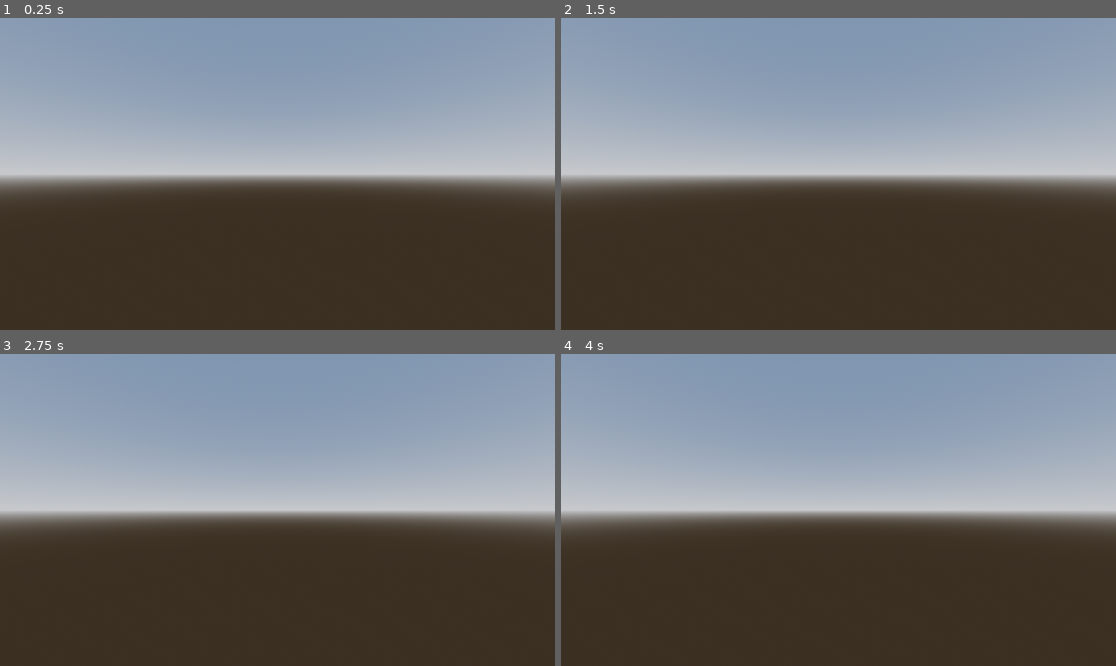
Above: before the commit, frames 1-4 (two rows, left to right).
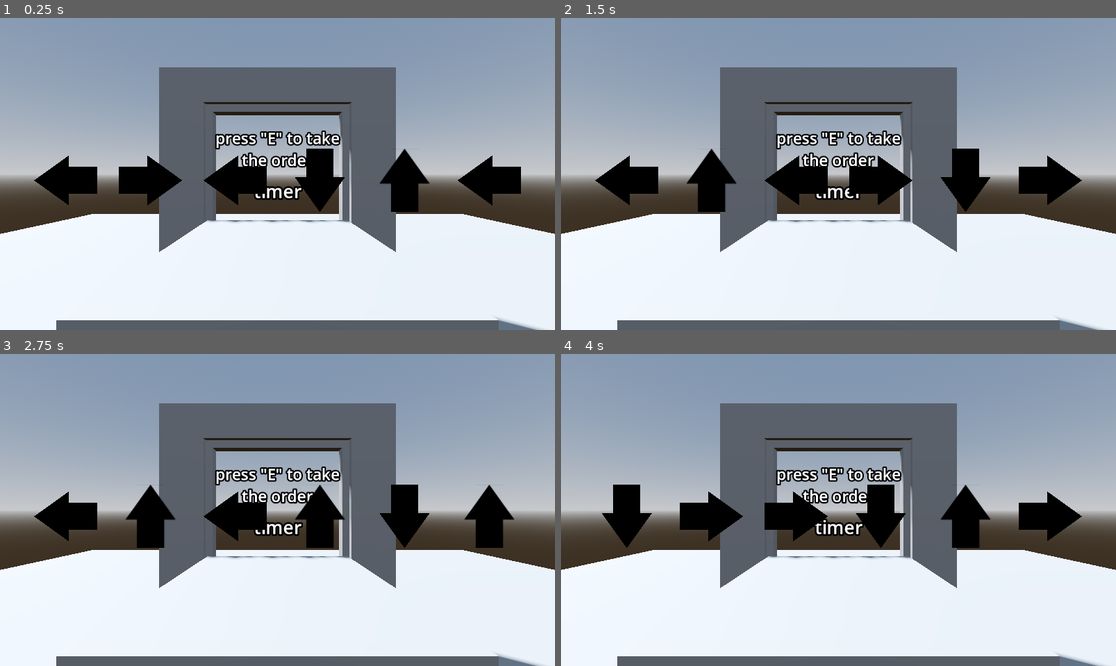
Above: after the commit, the same moments.

Repository: yenaing-oo/Cooked-CSSA-GameJam-2024
Game: Godot game, scene res://main.tscn
The game is run twice, just before and just after one commit, with the same random seed, the same clock (stepped at 60 frames per second) and the same inputs.
Inputs:
- Up to frame 1 (0.25 s): no input
- Up to frame 2 (1.5 s): tap Enter at 0.5 s; hold D (right) 0.53-1.28 s; tap Space at 1.25 s; hold S (down) from 1.28 s (still down)
- Up to frame 3 (2.75 s): tap Enter at 2 s; release S (down) at 2.03 s; hold D (right) from 2.03 s (still down)
- Up to frame 4 (4 s): tap Space at 2.75 s; release D (right) at 2.78 s; hold W (up) 2.78-3.53 s; tap Enter at 3.5 s; hold A (left) from 3.53 s (still down)

The runs differ from the first frame. In frame 1, 56% of the frame differs, in the area x 0-100%, y 15-100%; in frame 2, 56%; in frame 3, 56%; in frame 4, 56%.

Commit message:
Fixed up merge

Diff:
--- a/Order-Window.tscn
+++ b/Order-Window.tscn
@@ -33,6 +33,7 @@
 
 [node name="DirectionalLight3D" type="DirectionalLight3D" parent="."]
 transform = Transform3D(-0.866023, -0.433016, 0.250001, 0, 0.499998, 0.866027, -0.500003, 0.749999, -0.43301, 0, 0, 0)
+visible = false
 shadow_enabled = true
 
 [node name="Window" type="StaticBody3D" parent="."]
@@ -71,6 +72,7 @@
 
 [node name="Camera3D" type="Camera3D" parent="."]
 transform = Transform3D(-4.37114e-08, 0, -1, 0, 1, 0, 1, 0, -4.37114e-08, -0.474346, 1.35889, 0)
+visible = false
 fov = 59.1
 
 [node name="SpotLight3D" type="SpotLight3D" parent="Camera3D"]
--- a/assembly_station.tscn
+++ b/assembly_station.tscn
@@ -20,3 +20,4 @@
 
 [node name="TempCam" type="Camera3D" parent="."]
 transform = Transform3D(1, 0, 0, 0, 1, 0, 0, 0, 1, 0, 0.638159, 2.60832)
+visible = false
--- a/main.tscn
+++ b/main.tscn
@@ -1,6 +1,7 @@
-[gd_scene load_steps=5 format=3 uid="uid://b8ffi6hqm5t35"]
+[gd_scene load_steps=6 format=3 uid="uid://b8ffi6hqm5t35"]
 
-[ext_resource type="PackedScene" uid="uid://blt4etfwamx5b" path="res://assest/PizzaCafe/PizzaCafe.fbx" id="1_3b146"]
+[ext_resource type="PackedScene" uid="uid://1qvg57klsyay" path="res://Order-Window.tscn" id="1_abmnf"]
+[ext_resource type="PackedScene" uid="uid://chgwnwwg656es" path="res://assembly_station.tscn" id="2_v30kg"]
 
 [sub_resource type="ProceduralSkyMaterial" id="ProceduralSkyMaterial_loxf3"]
 sky_horizon_color = Color(0.64625, 0.65575, 0.67075, 1)
@@ -22,14 +23,15 @@
 
 [node name="DirectionalLight3D" type="DirectionalLight3D" parent="."]
 transform = Transform3D(-0.866025, -0.433013, 0.25, 0, 0.5, 0.866025, -0.5, 0.75, -0.433013, 0, 0, 0)
-visible = false
 shadow_enabled = true
 
 [node name="Camera3D" type="Camera3D" parent="."]
-visible = false
+transform = Transform3D(-4.37114e-08, 0, -1, 0, 1, 0, 1, 0, -4.37114e-08, -0.533196, 1.3303, 0)
 
 [node name="Window" type="MeshInstance3D" parent="."]
 transform = Transform3D(0.998483, 0, 0, 0, 0.998483, 0, 0, 0, 0.998483, 0, 0, 0)
 
-[node name="PizzaCafe" parent="." instance=ExtResource("1_3b146")]
-transform = Transform3D(1.1918, 0, 0, 0, 1.1918, 0, 0, 0, 1.1918, -0.572678, 0, 0.824581)
+[node name="Node3D" parent="." instance=ExtResource("1_abmnf")]
+
+[node name="AssemblyStation" parent="." instance=ExtResource("2_v30kg")]
+transform = Transform3D(-4.37114e-08, 0, -1, 0, 1, 0, 1, 0, -4.37114e-08, 0.42671, 0.5, 0)
Not shown: 1 places in Order-Window.tscn that only renumber resources
